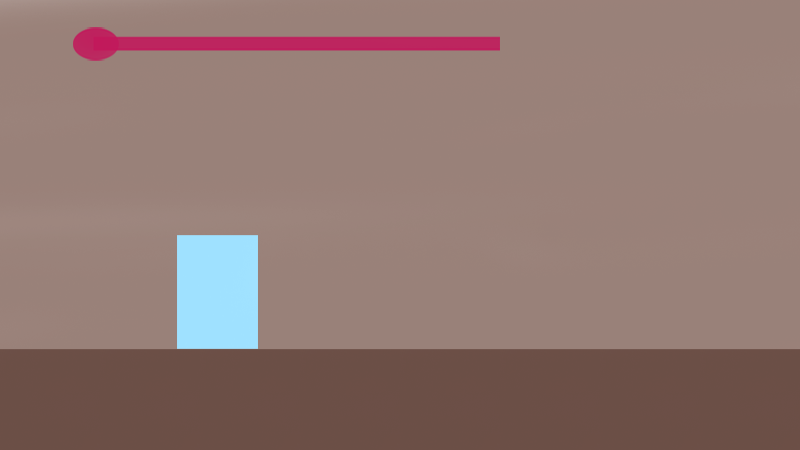
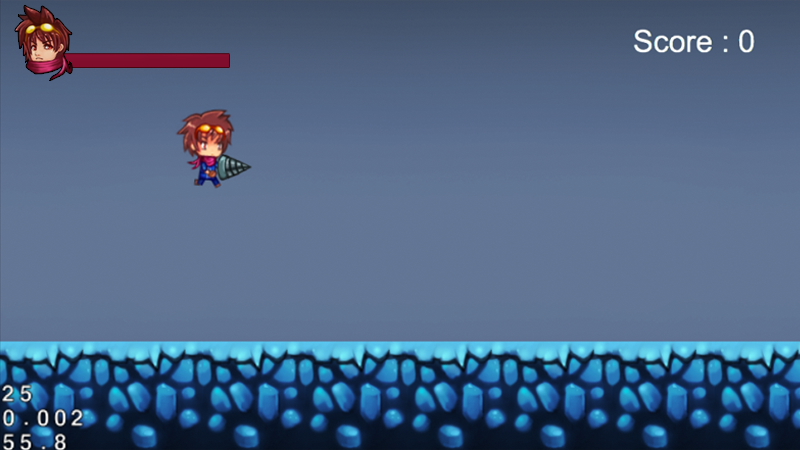
The second 800 × 450 image is a revision of the first. Changes to its layers:
removed layer "Layer 11" over box(73, 27, 500, 61)
added layer "Layer 13" above "Layer 15" over box(15, 5, 72, 81)
added layer "Layer 15" above "Layer 12" over box(53, 54, 229, 67)
added layer "Layer 14" above "Layer 10" over box(0, 0, 800, 450)
